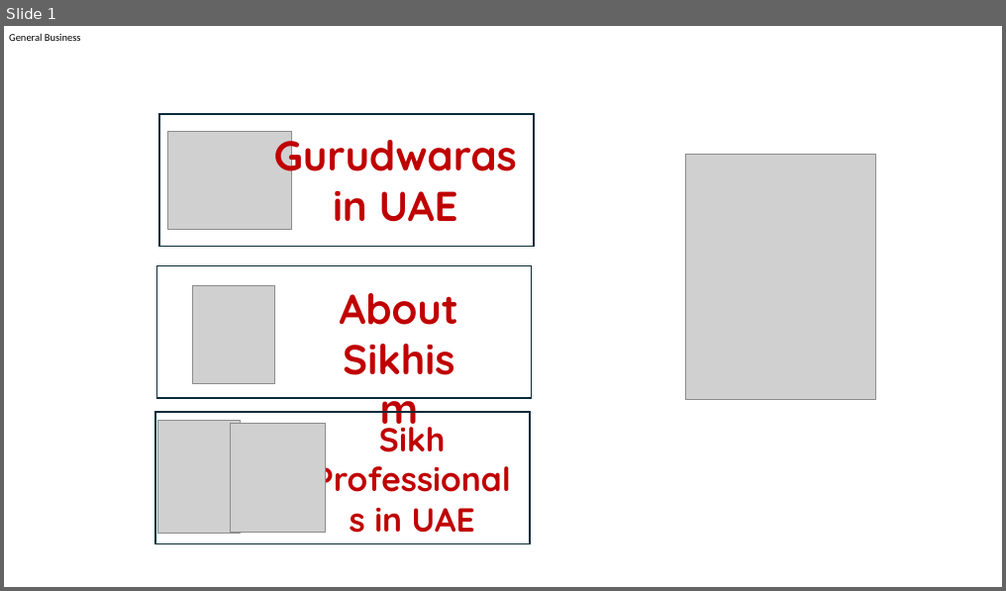
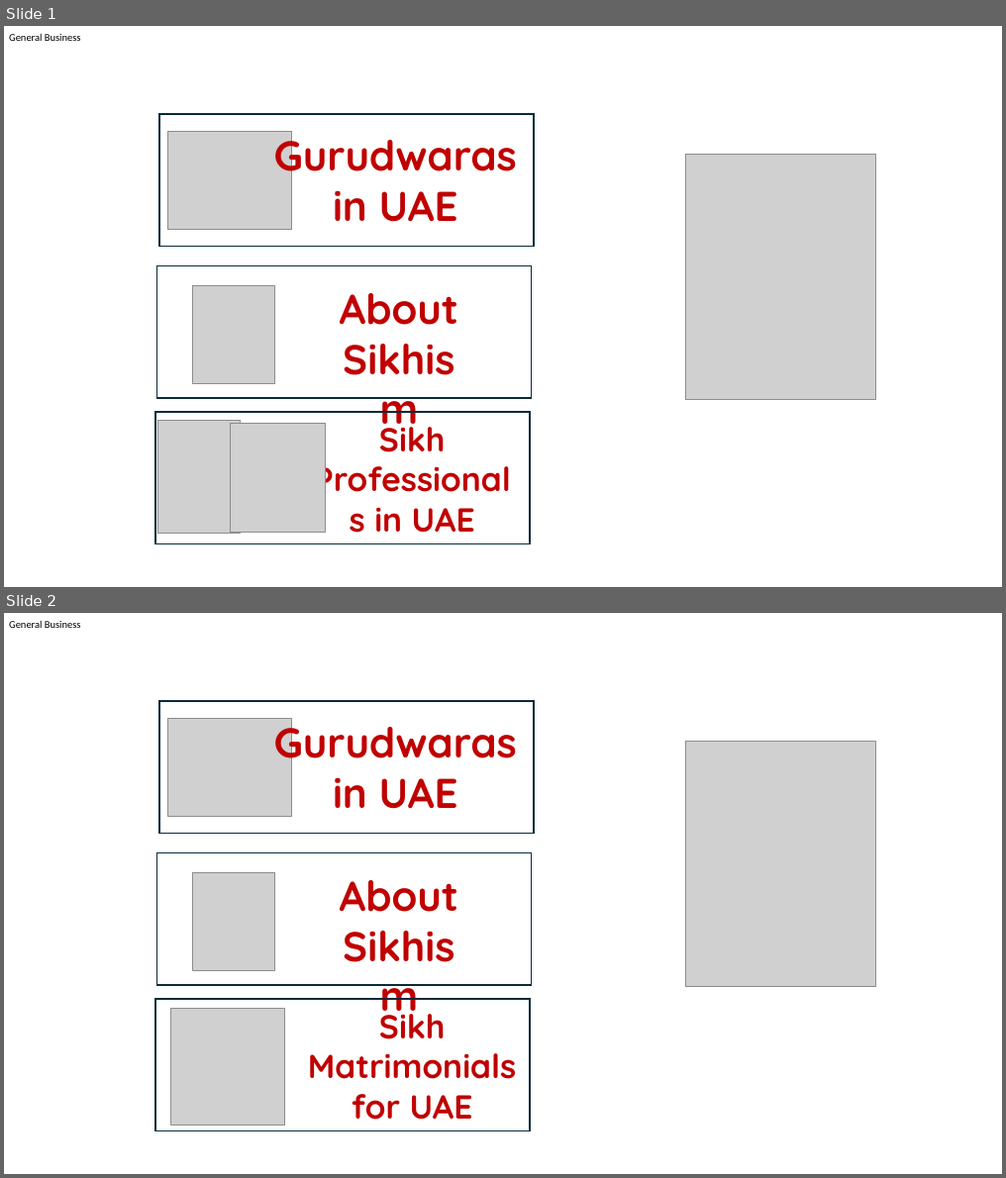
Before and after one commit to sikhsuae/SikhsUAE, a slide deck: 48_Information/Buttons.pptx. Shown one above the other, each under a label of ours: slide 1 before the commit, slides 1 and 2 after it. The pictures are 1006x591 and 1006x1178 pixels, drawn with LibreOffice and Linux fonts; fonts in the diff are those of the drawing; grey boxes stand for pictures. Boxes give left, top, right and bottom in pixels: in the first picture for what was removed or moved away, otherwise in the second. Text is boxed around its words. In the diff, an @@ line names an element or a change of style, - is before the commit and + after.

```diff
--- a/48_Information/Buttons.pptx
+++ b/48_Information/Buttons.pptx
@@ slide 2 added at (4, 613, 1002, 1174), background #FFFFFF; not listed: 1 template element that a slide beside it also shows @@
@@ rectangle added at (159, 701, 534, 833), outline #092A39 1.5 pt @@
@@ picture added at (168, 719, 291, 816) @@
@@ text added at (274, 718, 517, 809), 40 pt, text #C00000, bold @@
+Gurudwaras
+in UAE
@@ picture added at (685, 742, 876, 986) @@
@@ rectangle added at (157, 854, 532, 985), outline #092A39 1.5 pt @@
@@ picture added at (193, 873, 275, 970) @@
@@ text added at (340, 880, 459, 912), 40 pt, text #C00000, bold @@
+About
+Sikhism
@@ rectangle added at (156, 999, 531, 1131), outline #092A39 1.5 pt @@
@@ picture added at (171, 1008, 285, 1125) @@
@@ text added at (308, 1005, 516, 1120), 32 pt, text #C00000, bold @@
+Sikh Matrimonials for UAE
```
Also in this commit, not shown: 16 other files.
